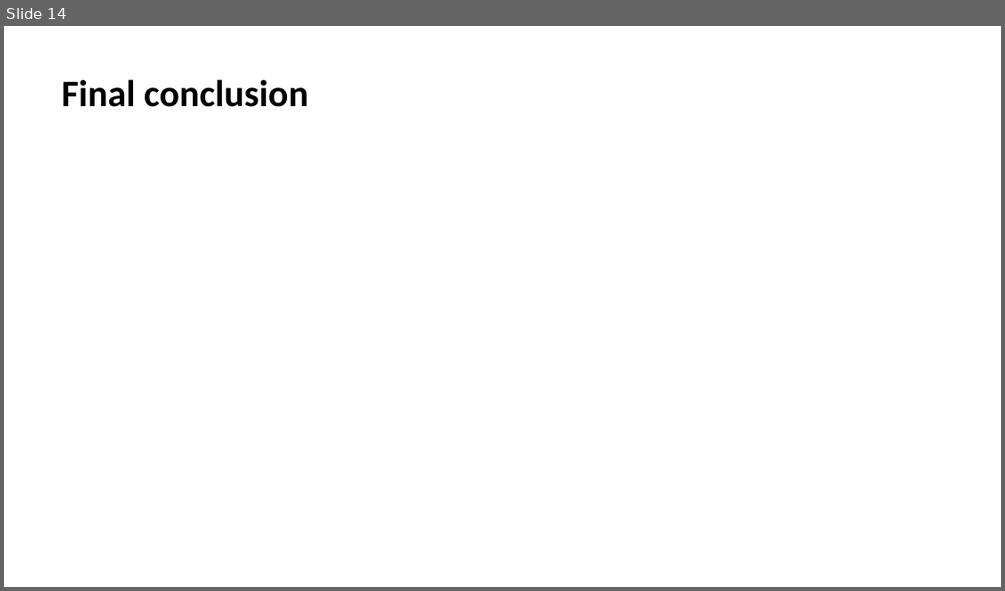
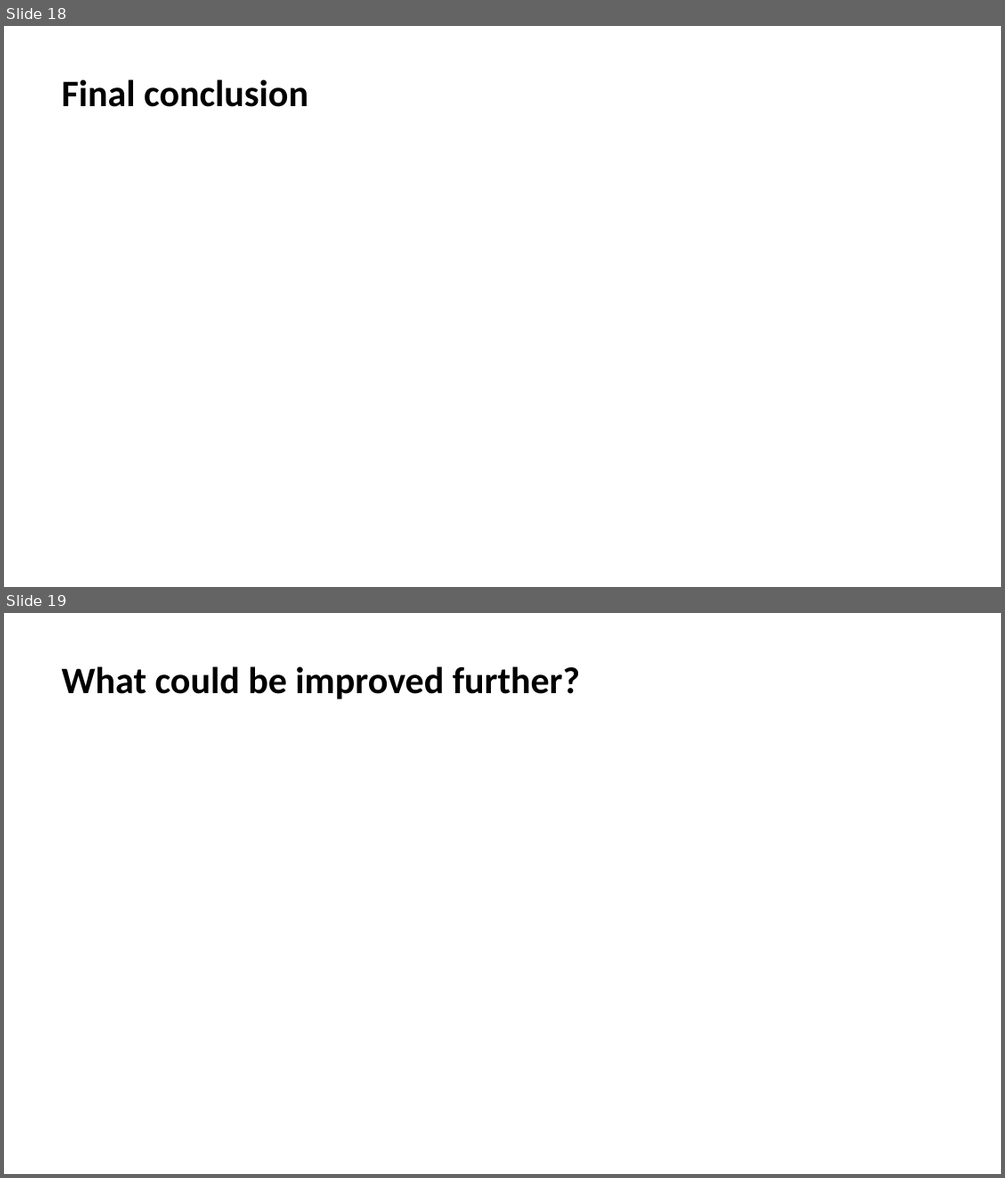
Before and after one commit to dariaproniakova/danit_final_project, a slide deck: presentation/Presentation_project.pptx. Shown one above the other, each under a label of ours: slide 14 before the commit, slides 18 and 19 after it. The pictures are 1005x591 and 1005x1178 pixels, drawn with LibreOffice and Linux fonts; fonts in the diff are those of the drawing. Boxes give left, top, right and bottom in pixels: in the first picture for what was removed or moved away, otherwise in the second. Text is boxed around its words. In the diff, an @@ line names an element or a change of style, - is before the commit and + after.

```diff
--- a/presentation/Presentation_project.pptx
+++ b/presentation/Presentation_project.pptx
@@ slide 19 added at [4,613,1001,1174], background #FFFFFF @@
@@ title added at [62,666,580,699], 36 pt, text #000000, bold @@
+What could be improved further?
@@ what was slide 14 is now slide 18 @@
```
Also in this commit, not shown: 2 slides changed, 5 other slides added, 1 slide removed, 2 other files.
